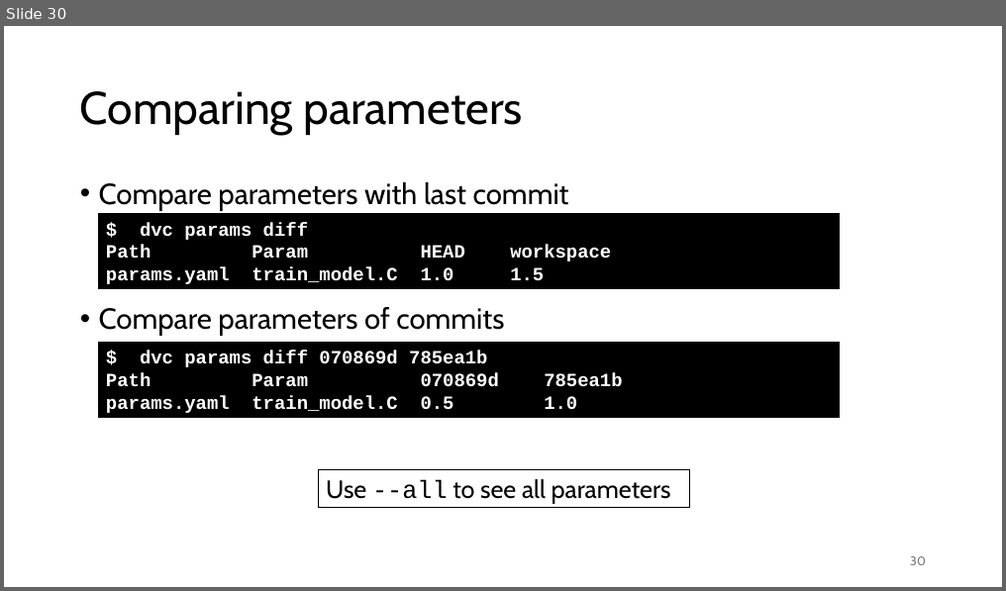
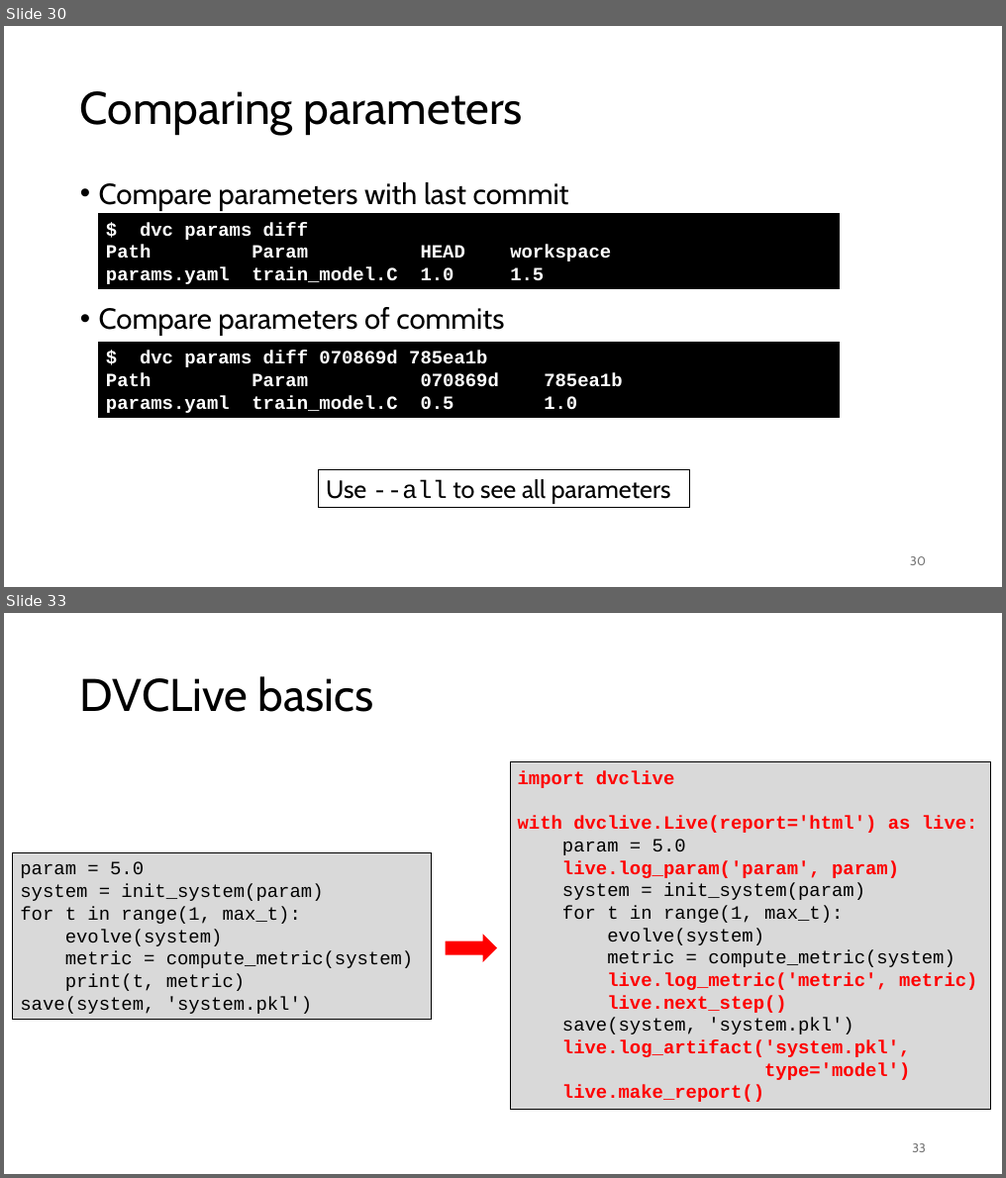
Before and after one commit to gjbex/MLOps-on-HPC, a slide deck: mlops_on_hpc.pptx. Shown one above the other, each under a label of ours: slide 30 before the commit, slides 30 and 33 after it; the slides between them are not shown. The pictures are 1006x591 and 1006x1178 pixels, drawn with LibreOffice and Linux fonts; fonts in the diff are those of the drawing. Boxes give left, top, right and bottom in pixels: in the first picture for what was removed or moved away, otherwise in the second. Text is boxed around its words. In the diff, an @@ line names an element or a change of style, - is before the commit and + after.

```diff
--- a/mlops_on_hpc.pptx
+++ b/mlops_on_hpc.pptx
@@ slide 33 added at bbox=[4, 613, 1002, 1174], background #FFFFFF @@
@@ title added at bbox=[80, 676, 374, 712], 44 pt, text #000000 @@
+DVCLive basics
@@ rectangle added at bbox=[510, 761, 991, 1109], fill #D9D9D9, outline #000000 0.75 pt, 18 pt, text #FF0000, bold @@
+import dvclive
+with dvclive.Live(report='html') as live:
+param = 5.0
+live.log_param('param', param)
+system = init_system(param)
+for t in range(1, max_t):
+evolve(system)
+metric = compute_metric(system)
+live.log_metric('metric', metric)
+live.next_step()
+save(system, 'system.pkl')
+live.log_artifact('system.pkl',
+type='model')
+live.make_report()
@@ rectangle added at bbox=[13, 854, 431, 1020], fill #D9D9D9, outline #000000 0.75 pt, 18 pt, text #000000 @@
+param = 5.0
+system = init_system(param)
+for t in range(1, max_t):
+evolve(system)
+metric = compute_metric(system)
+print(t, metric)
+save(system, 'system.pkl')
@@ right arrow added at bbox=[446, 937, 496, 961], fill #FF0000, outline #FF0000 1.5 pt @@
@@ page number added at bbox=[912, 1144, 926, 1153], 12 pt, text #797979 @@
+33
```
Also in this commit, not shown: 9 other slides added.
